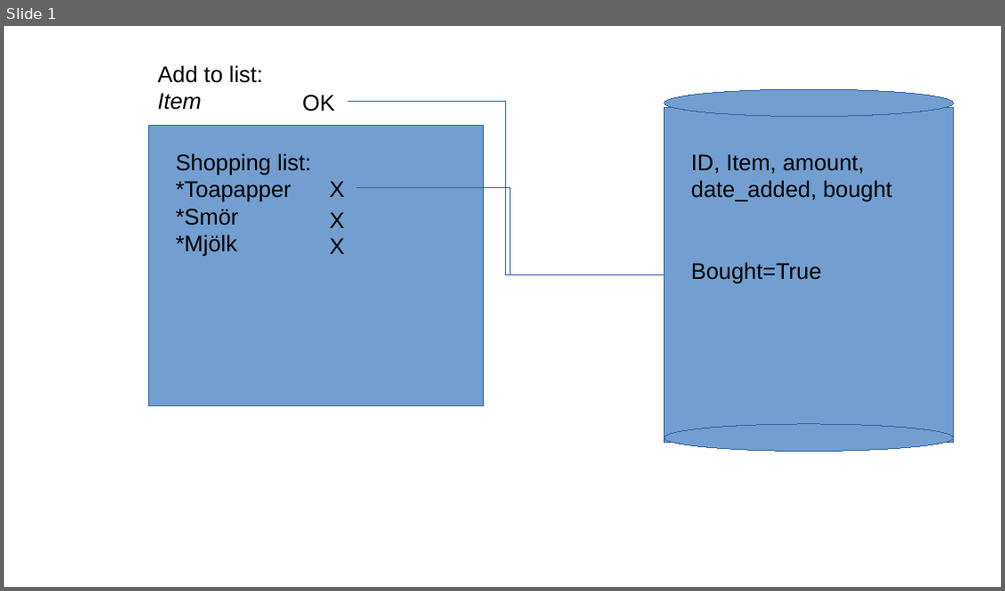
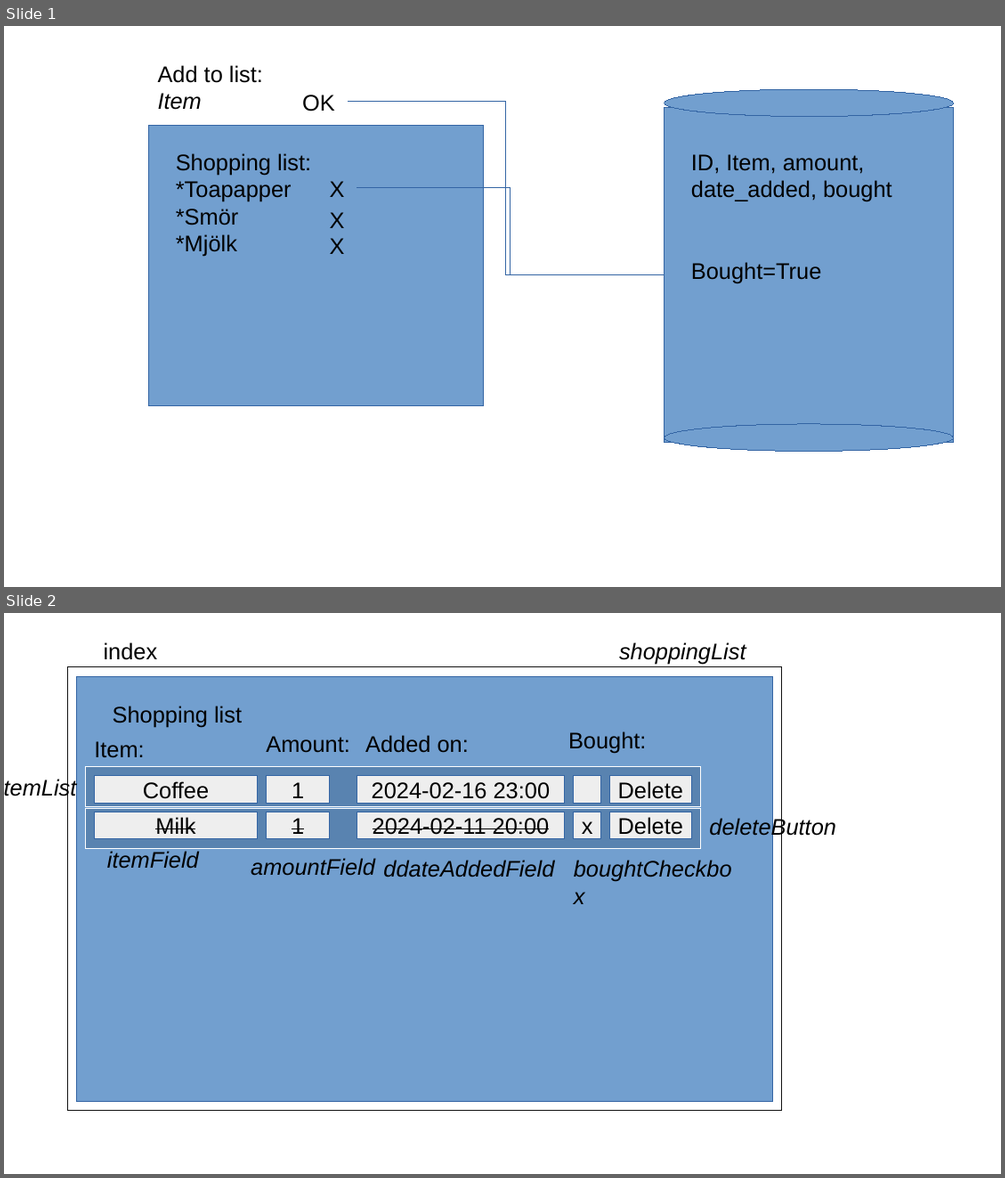
Before and after one commit to DramaCharles1/shopping-list, a slide deck: app_description.odp. Shown one above the other, each under a label of ours: slide 1 before the commit, slides 1 and 2 after it. The pictures are 1005x591 and 1005x1178 pixels, drawn with LibreOffice and Linux fonts; fonts in the diff are those of the drawing. Boxes give left, top, right and bottom in pixels: in the first picture for what was removed or moved away, otherwise in the second. Text is boxed around its words. In the diff, an @@ line names an element or a change of style, - is before the commit and + after.

Commit message:
Frontend description
Update shopping list application description with index and add_item page UI.
React components and how they relate to each other.

```diff
--- a/app_description.odp
+++ b/app_description.odp
@@ slide 2 added at (4,613,1001,1174), background #FFFFFF @@
@@ text added at (104,642,158,660), 18 pt, text #000000 @@
+index
@@ text added at (619,642,746,665), 18 pt, text #000000, italic @@
+shoppingList
@@ rectangle added at (67,667,782,1111), fill #FFFFFF, outline #111111 0 pt @@
@@ rectangle added at (76,676,773,1102), fill #729FCF, outline #3465A4 0 pt @@
@@ text added at (113,706,242,728), 18 pt, text #000000 @@
+Shopping list
@@ text added at (94,741,144,758), 18 pt, text #000000 @@
+Item:
@@ text added at (266,736,350,753), 18 pt, text #000000 @@
+Amount:
@@ text added at (365,735,469,753), 18 pt, text #000000 @@
+Added on:
@@ text added at (568,731,646,753), 18 pt, text #000000 @@
+Bought:
@@ text added at (4,769,85,803), 18 pt, text #000000, italic @@
+itemList
@@ rectangle added at (85,767,701,806), fill #5983B0, outline #FFFFFF 0 pt @@
@@ rectangle added at (95,776,258,803), fill #EEEEEE, outline #3465A4 0 pt, 18 pt, text #000000 @@
+Coffee
@@ rectangle added at (267,776,330,803), fill #EEEEEE, outline #3465A4 0 pt, 18 pt, text #000000 @@
+1
@@ rectangle added at (356,776,565,803), fill #EEEEEE, outline #3465A4 0 pt, 18 pt, text #000000 @@
+2024-02-16 23:00
@@ rectangle added at (574,776,601,803), fill #EEEEEE, outline #3465A4 0 pt @@
@@ rectangle added at (610,776,691,803), fill #EEEEEE, outline #3465A4 0 pt, 18 pt, text #000000 @@
+Delete
@@ rectangle added at (85,809,701,848), fill #5983B0, outline #FFFFFF 0 pt @@
@@ rectangle added at (95,812,258,839), fill #EEEEEE, outline #3465A4 0 pt, 18 pt, text #000000, strikethrough @@
+Milk
@@ rectangle added at (267,812,330,839), fill #EEEEEE, outline #3465A4 0 pt, 18 pt, text #000000, strikethrough @@
+1
@@ rectangle added at (356,812,565,839), fill #EEEEEE, outline #3465A4 0 pt, 18 pt, text #000000, strikethrough @@
+2024-02-11 20:00
@@ rectangle added at (574,812,601,839), fill #EEEEEE, outline #3465A4 0 pt, 18 pt, text #000000 @@
+x
@@ rectangle added at (610,812,691,839), fill #EEEEEE, outline #3465A4 0 pt, 18 pt, text #000000 @@
+Delete
@@ text added at (709,817,836,840), 18 pt, text #000000, italic @@
+deleteButton
@@ text added at (107,851,199,868), 18 pt, text #000000, italic @@
+itemField
@@ text added at (565,850,752,909), 18 pt, text #000000, italic @@
+boughtCheckbox
@@ text added at (251,858,375,876), 18 pt, text #000000, italic @@
+amountField
@@ text added at (383,860,554,877), 18 pt, text #000000, italic @@
+ddateAddedField
```
Also in this commit, not shown: 1 other slide added.
